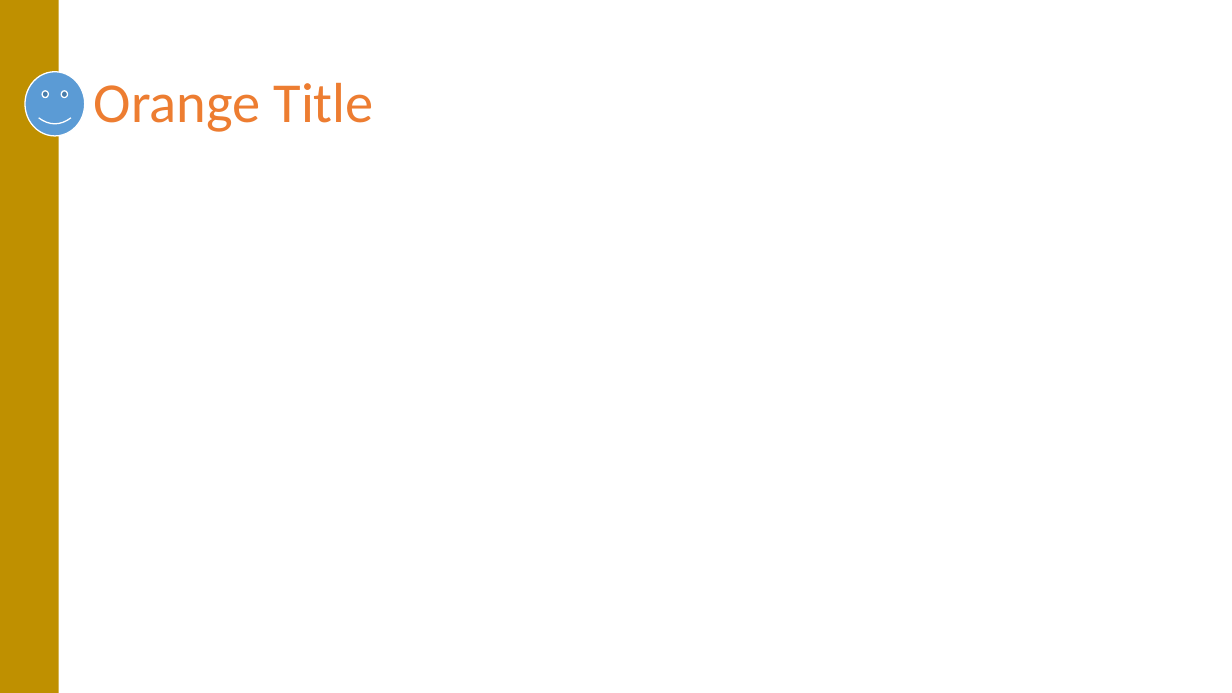
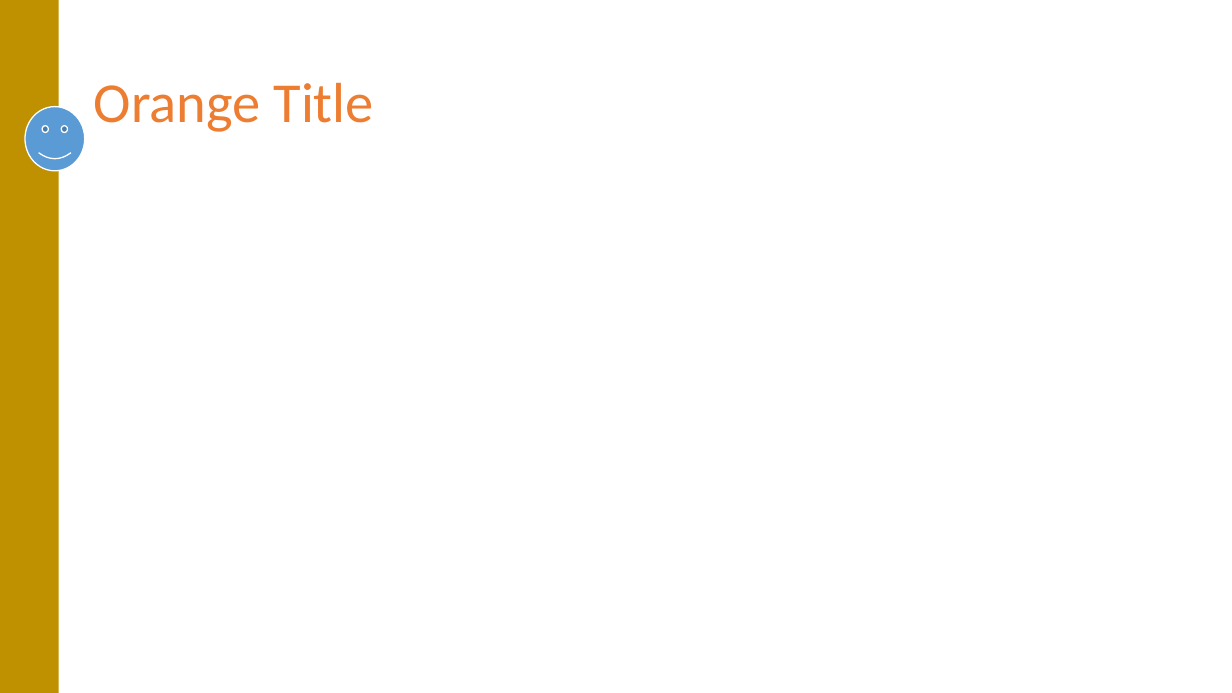
Before and after one commit to singerla/pptx-automizer, a slide deck: slide 2 of __tests__/pptx-templates/SlideMasters.pptx. Drawn at 1232x693 pixels with LibreOffice and Linux fonts; fonts in the diff are those of the drawing; background and template pictures are left out. Boxes give left, top, right and bottom in pixels: in the first picture for what was removed or moved away, otherwise in the second. Text is boxed around its words. In the diff, an @@ line names an element or a change of style, - is before the commit and + after.

```diff
--- a/__tests__/pptx-templates/SlideMasters.pptx
+++ b/__tests__/pptx-templates/SlideMasters.pptx
@@ smiley face: place and size @@
-smiley face at (25,72,85,137)
+smiley face at (25,106,85,171)
```
Also in this commit, not shown: 6 other files.
